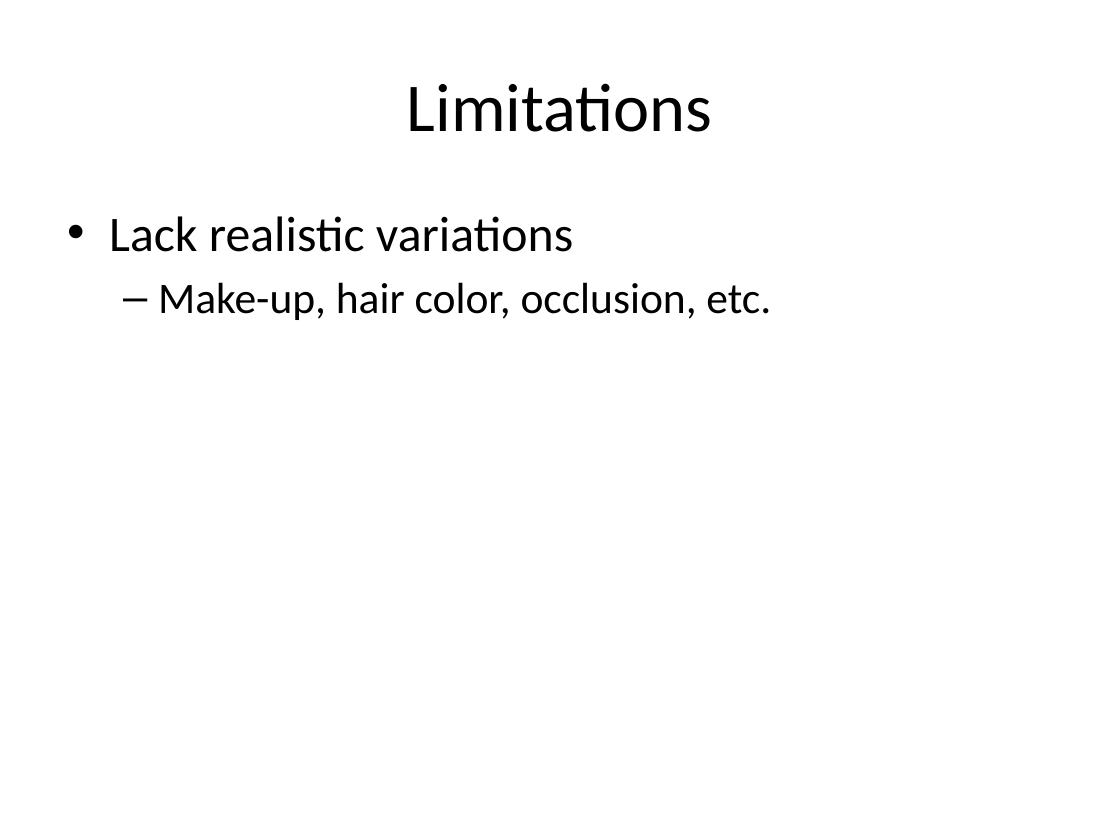
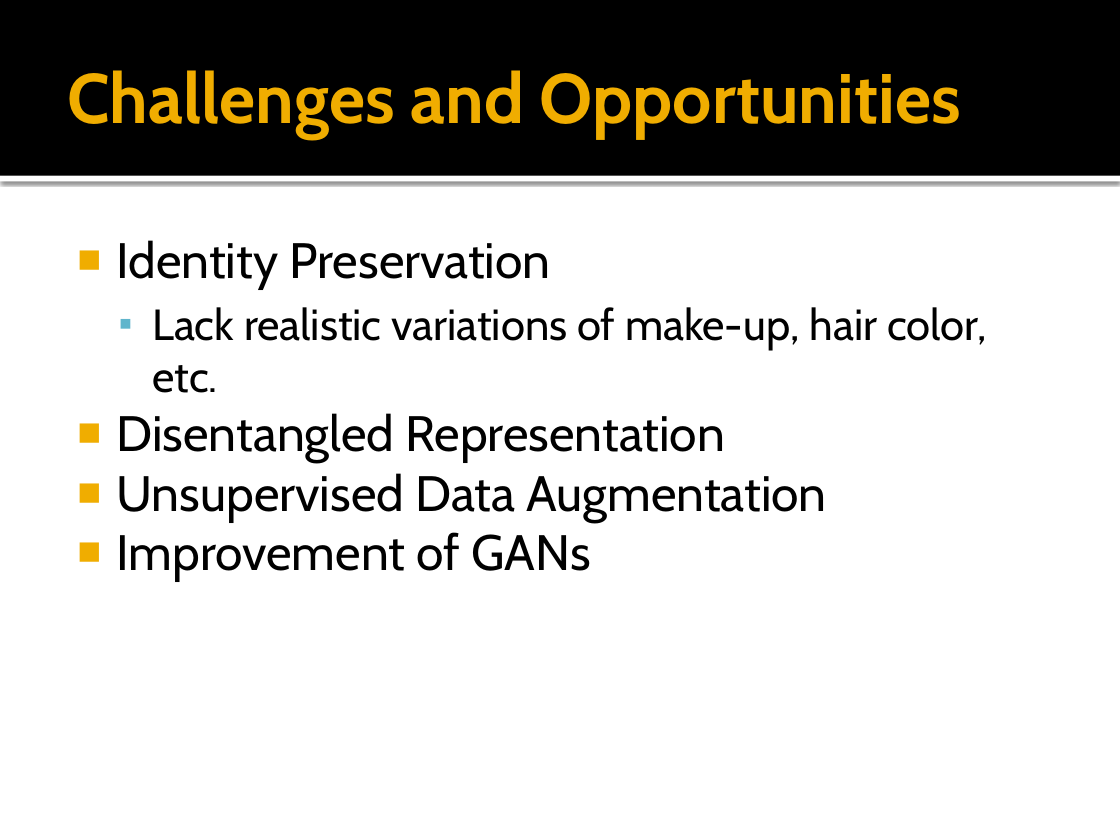
Before and after one commit to manmeet3/Deep_Learning, a slide deck: slide 10 of FaceDataAugmentationSurvey/Survey_Presentation.pptx (slide 4 before the commit). Drawn at 1120x840 pixels with LibreOffice and Linux fonts; fonts in the diff are those of the drawing. Boxes give left, top, right and bottom in pixels: in the first picture for what was removed or moved away, otherwise in the second. Text is boxed around its words. In the diff, an @@ line names an element or a change of style, - is before the commit and + after.

Commit message:
Completed ppt

```diff
--- a/FaceDataAugmentationSurvey/Survey_Presentation.pptx
+++ b/FaceDataAugmentationSurvey/Survey_Presentation.pptx
@@ rectangle added at (x1=0, y1=0, x2=1120, y2=176), fill #000000 @@
@@ title at (x1=67, y1=70, x2=961, y2=139): text changed; size 44 to 45 pt; font Calibri to Cabin; text colour #000000 to #F0AD00; bold on @@
-Limitations
+Challenges and Opportunities
@@ rectangle added at (x1=0, y1=176, x2=1120, y2=181), fill #FFFFFF @@
@@ text at (x1=116, y1=240, x2=987, y2=581): text changed; size 28 to 32 pt; font Calibri to Cabin @@
-• Lack realistic variations
-  – Make-up, hair color, occlusion, etc.
+■ Identity Preservation
+  ▪ Lack realistic variations of make-up, hair color, etc.
+■ Disentangled Representation
+■ Unsupervised Data Augmentation
+■ Improvement of GANs
```
Also in this commit, not shown: 3 other slides changed, 7 slides added.
